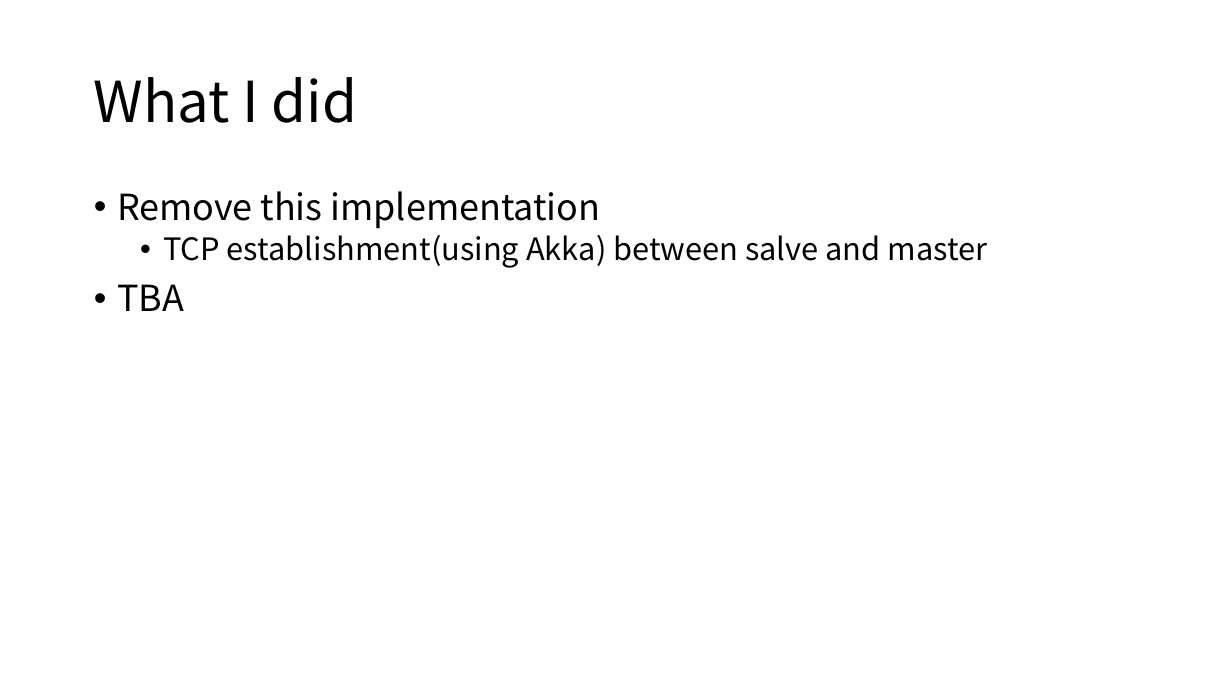
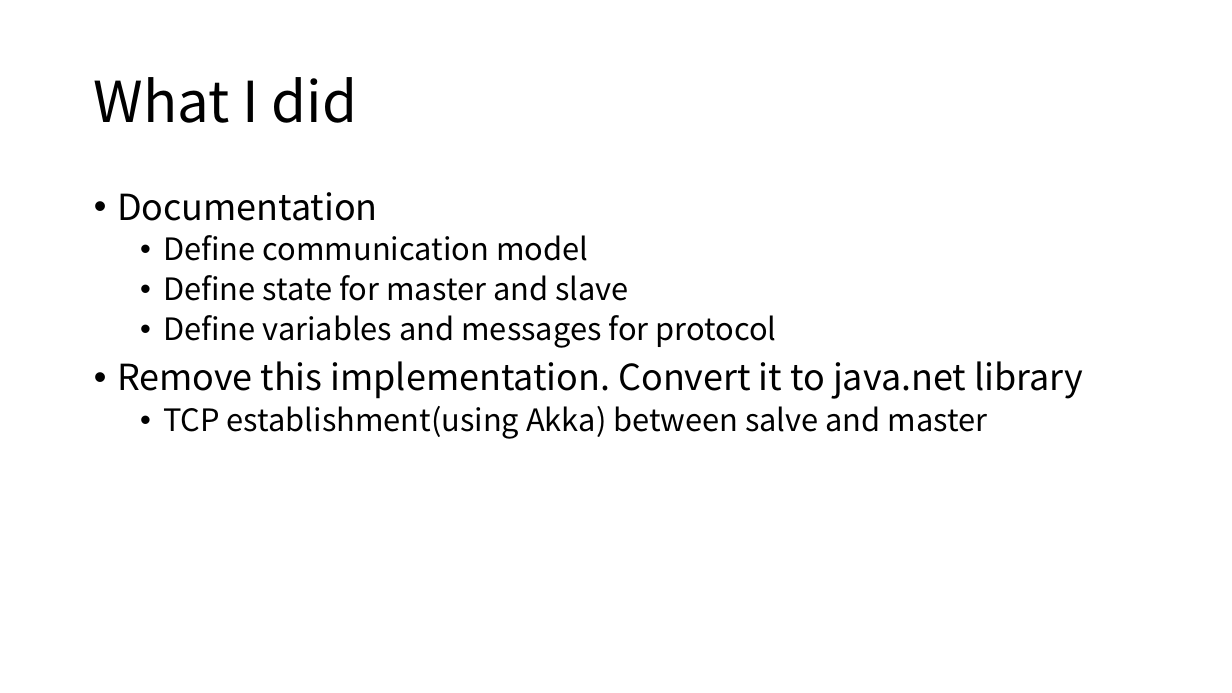
Before and after one commit to GNUp/cs434-doc, a slide deck: slide 33 of project2.pptx. Drawn at 1232x693 pixels with LibreOffice and Linux fonts; fonts in the diff are those of the drawing. Boxes give left, top, right and bottom in pixels: in the first picture for what was removed or moved away, otherwise in the second. Text is boxed around its words. In the diff, an @@ line names an element or a change of style, - is before the commit and + after.

Commit message:
Update doc v2

```diff
--- a/project2.pptx
+++ b/project2.pptx
@@ text at bbox=[117, 192, 1083, 399]: text changed; size 28 to 24 pt @@
-• Remove this implementation
+• Documentation
+  • Define communication model
+  • Define state for master and slave
+  • Define variables and messages for protocol
+• Remove this implementation. Convert it to java.net library
@@ text at bbox=[117, 284, 184, 311]: paragraph removed @@
-• TBA
```
Also in this commit, not shown: 1 other slide changed.
